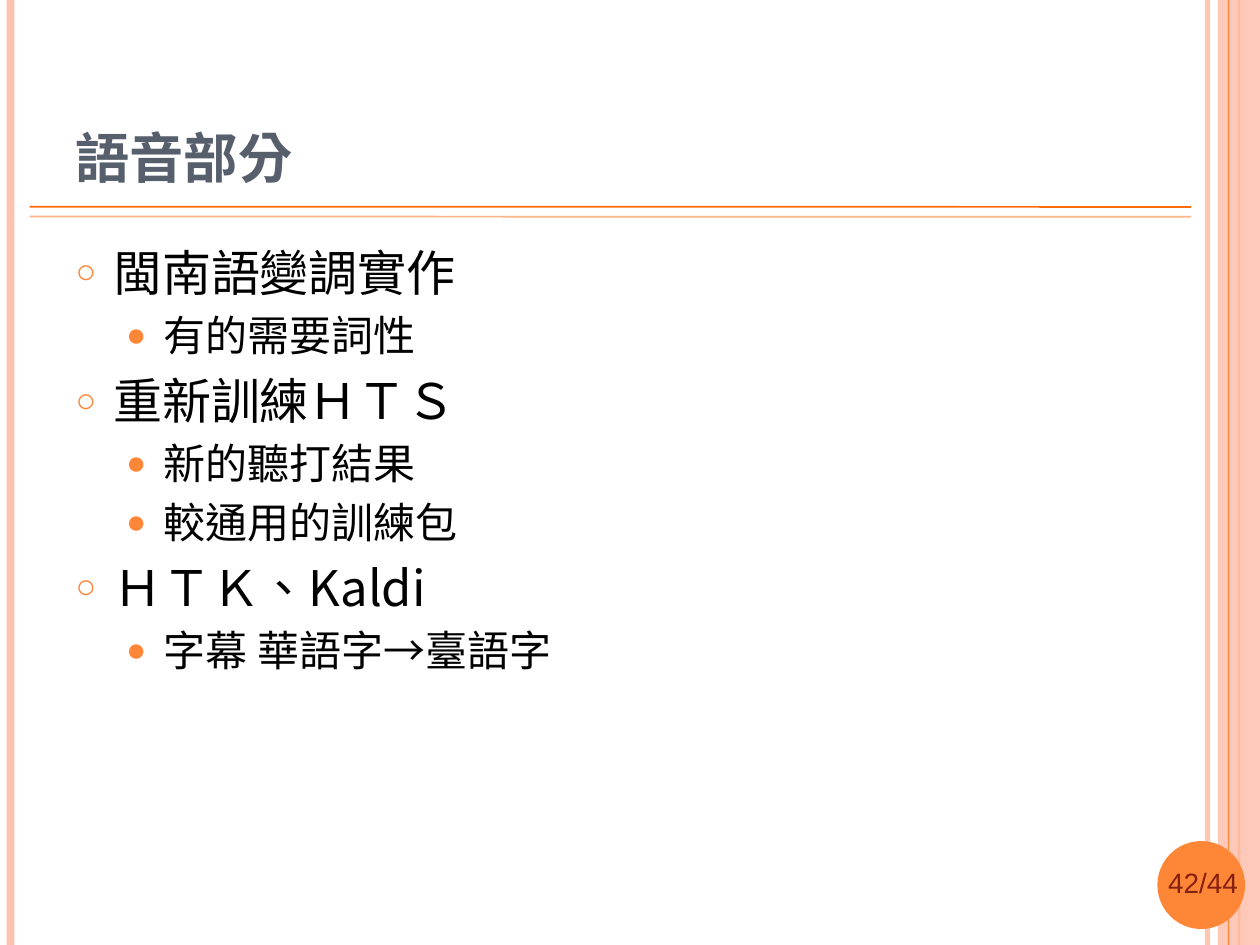
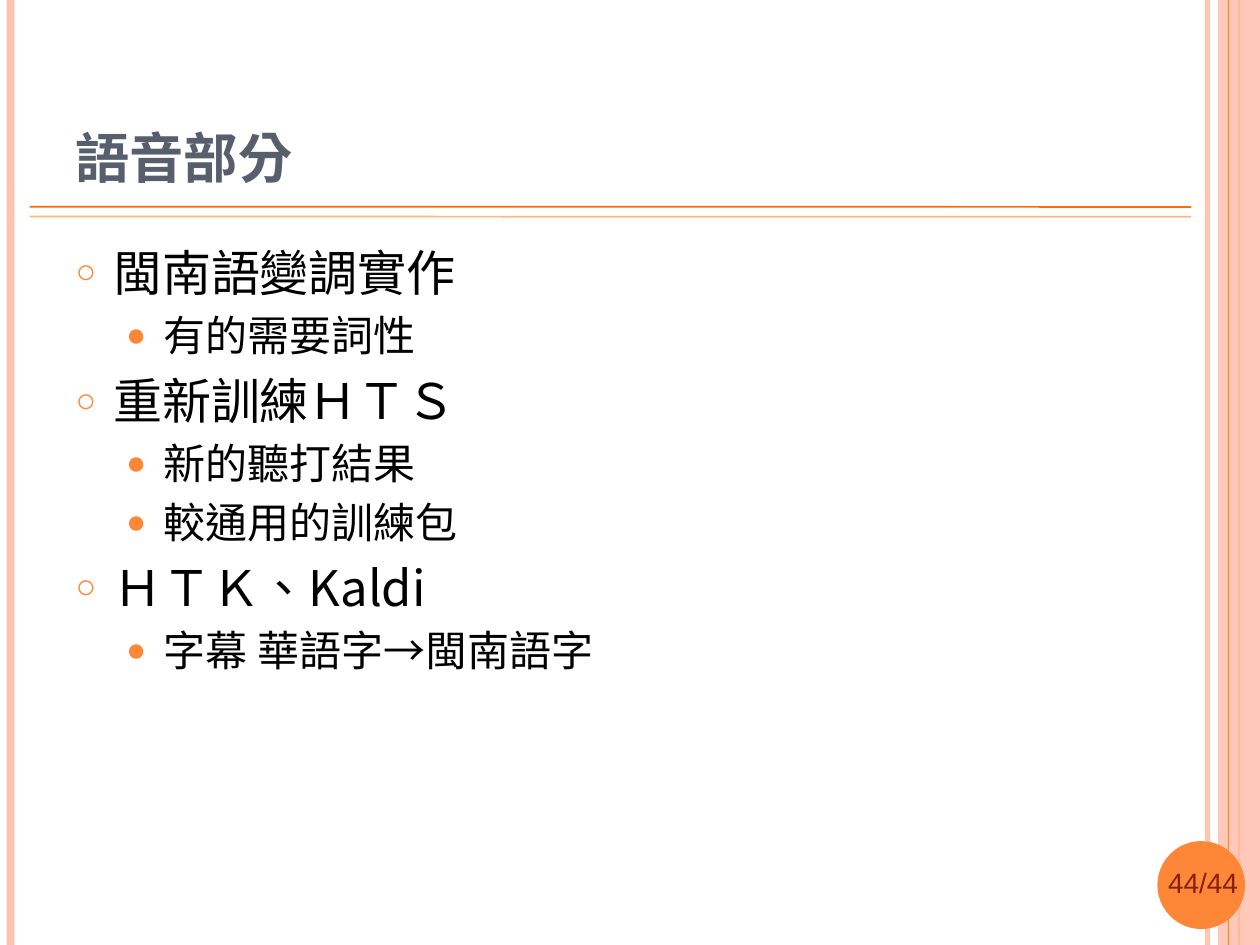
Before and after one commit to sih4sing5hong5/po3-ko3_tau5-iann2-phinn3, a slide deck: slide 44 of 翻譯報告.pptx (slide 42 before the commit). Drawn at 1260x945 pixels with LibreOffice and Linux fonts; fonts in the diff are those of the drawing; background and template pictures are left out. Boxes give left, top, right and bottom in pixels: in the first picture for what was removed or moved away, otherwise in the second. Text is boxed around its words. In the diff, an @@ line names an element or a change of style, - is before the commit and + after.

```diff
--- a/翻譯報告.pptx
+++ b/翻譯報告.pptx
@@ text at <box>164,630,593,670</box>: text changed @@
-  ● 字幕 華語字→臺語字
+  ● 字幕 華語字→閩南語字
@@ page number at <box>1168,873,1238,893</box>: text changed @@
-42/44
+44/44
```
Also in this commit, not shown: 19 other slides changed, 2 slides added.
